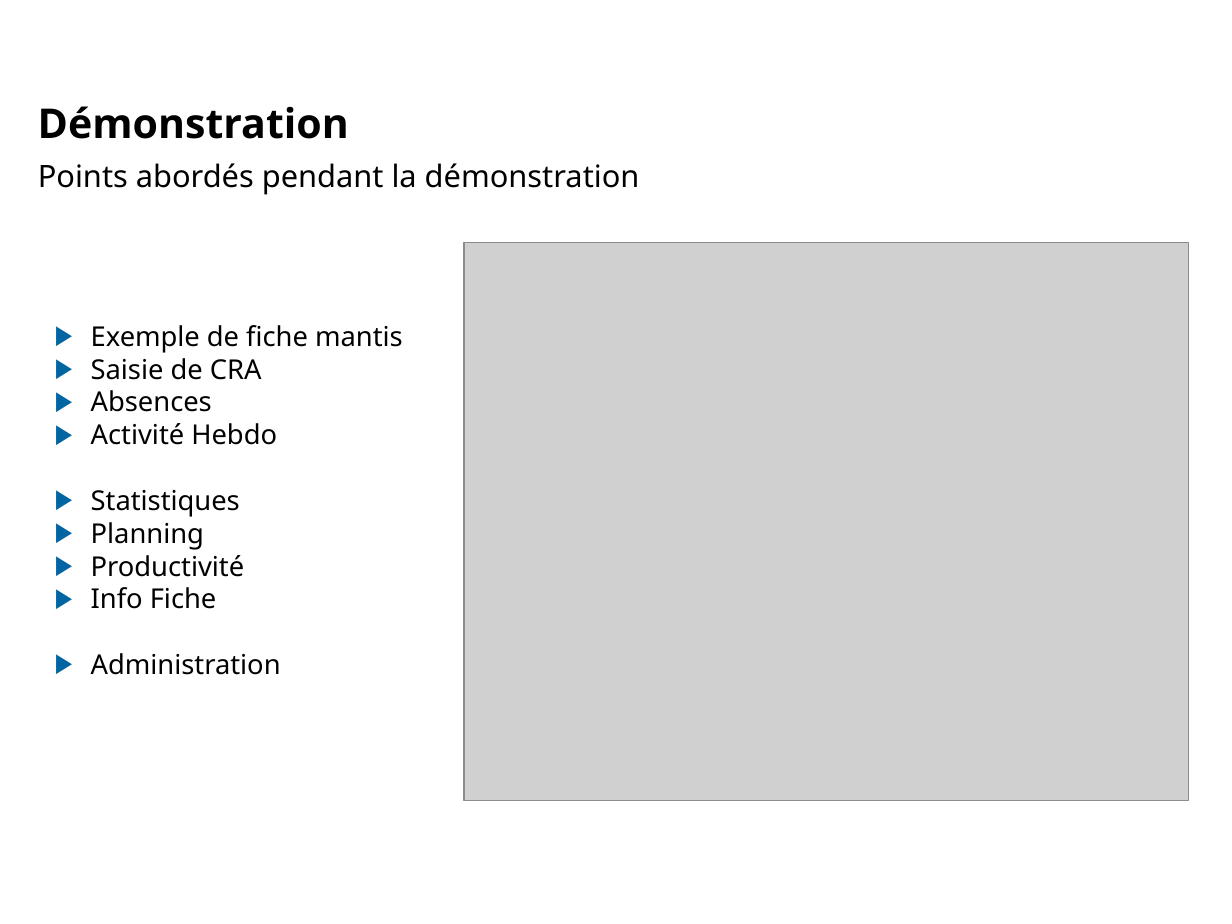
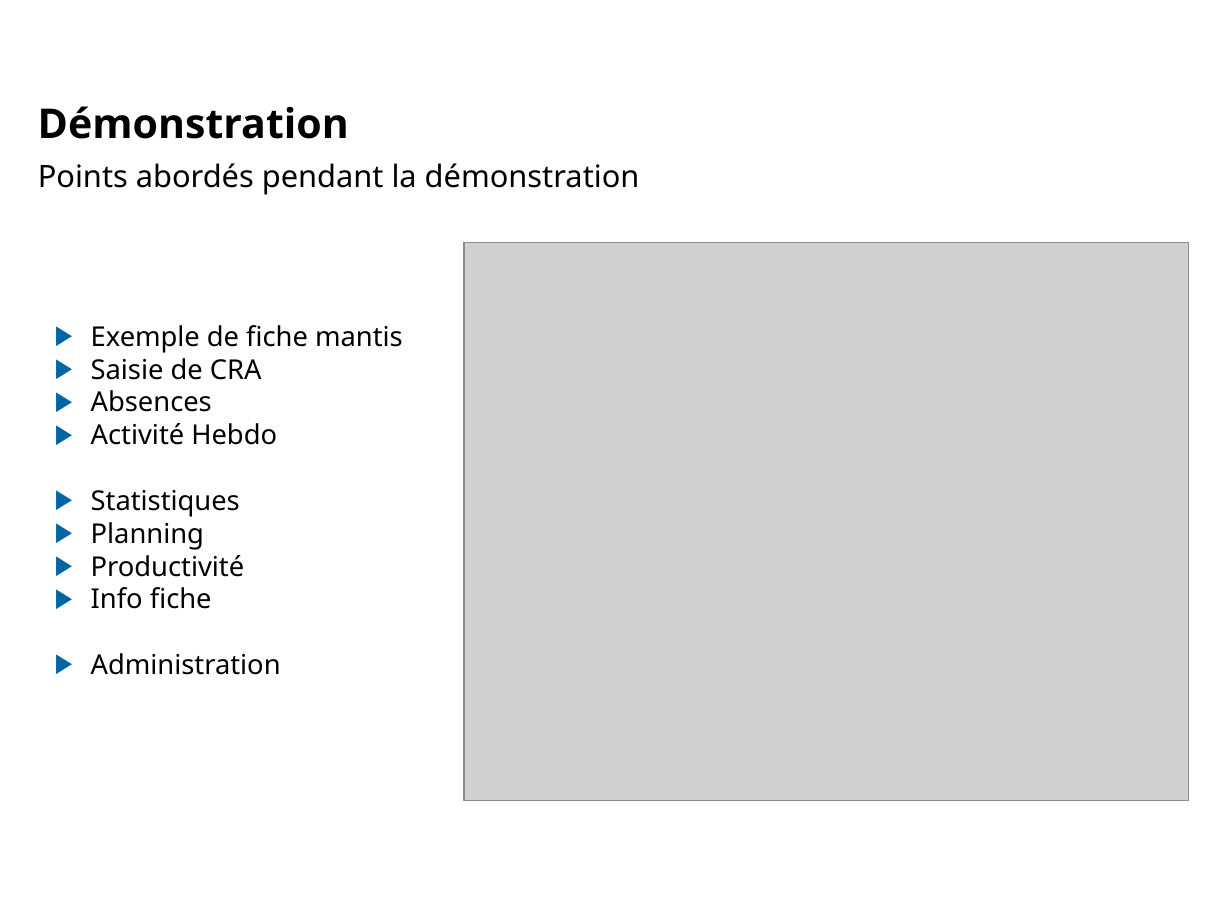
Before and after one commit to lbayle/codev, a slide deck: slide 7 of doc/Presentation/CoDev Timetracking.odp. Drawn at 1232x924 pixels with LibreOffice and Linux fonts; fonts in the diff are those of the drawing; grey boxes stand for pictures; background and template pictures are left out. Boxes give left, top, right and bottom in pixels: in the first picture for what was removed or moved away, otherwise in the second. Text is boxed around its words. In the diff, an @@ line names an element or a change of style, - is before the commit and + after.

```diff
--- a/doc/Presentation/CoDev Timetracking.odp
+++ b/doc/Presentation/CoDev Timetracking.odp
@@ text at (x1=91, y1=587, x2=212, y2=609): text changed @@
-▶ Info Fiche
+▶ Info fiche
```
Also in this commit, not shown: 7 other slides changed, 2 slides added, 1 other file.
